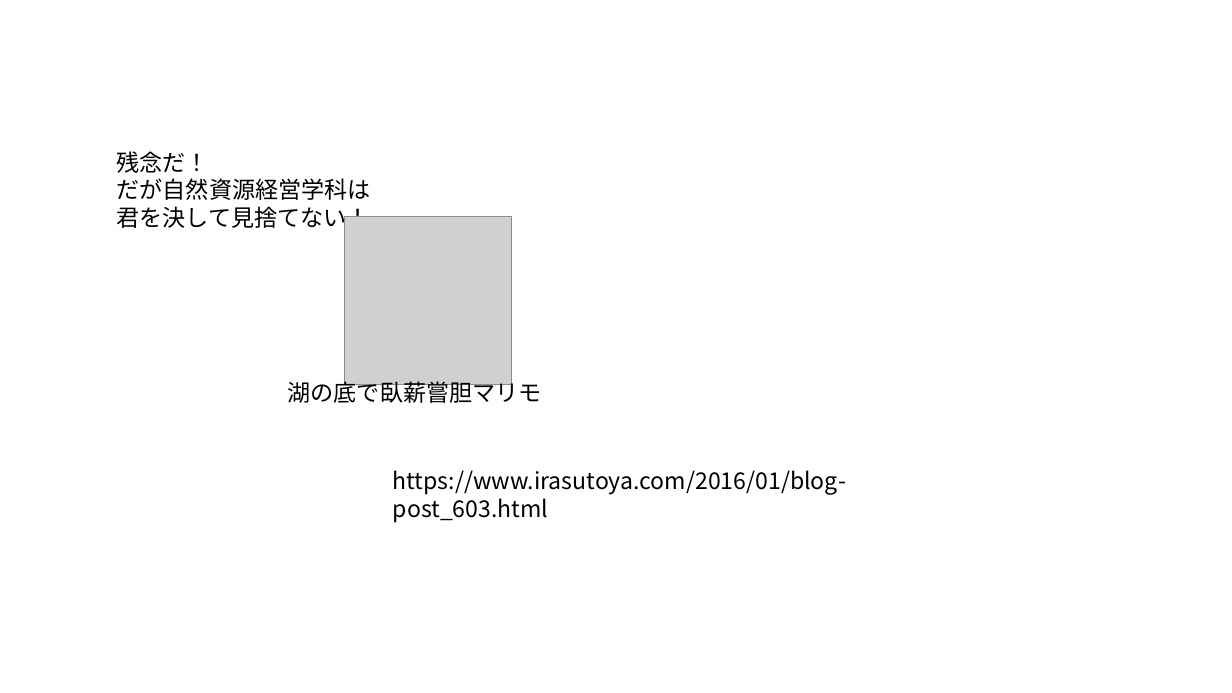
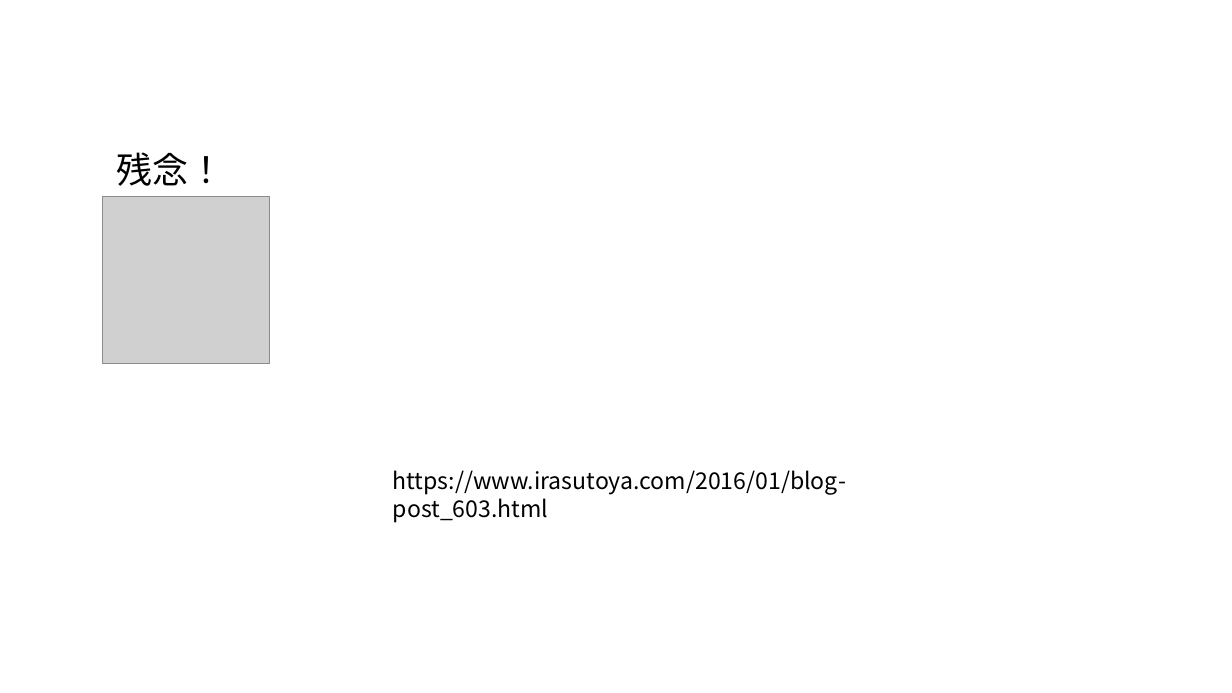
Before and after one commit to oyamadashin/stream_quiz_app, a slide deck: slide 4 of resources/design_files/画像作成.pptx. Drawn at 1232x693 pixels with LibreOffice and Linux fonts; fonts in the diff are those of the drawing; grey boxes stand for pictures. Boxes give left, top, right and bottom in pixels: in the first picture for what was removed or moved away, otherwise in the second. Text is boxed around its words. In the diff, an @@ line names an element or a change of style, - is before the commit and + after.

Commit message:
問題画像表示部分をコメントアウト（ちょうどいい画像がないので）

```diff
--- a/resources/design_files/画像作成.pptx
+++ b/resources/design_files/画像作成.pptx
@@ text at [117, 152, 225, 186]: text changed; size 18 to 28 pt @@
-残念だ！
-だが自然資源経営学科は
-君を決して見捨てない！
+残念！
@@ picture: place and size @@
-picture at [345, 217, 512, 384]
+picture at [103, 196, 270, 363]
@@ text removed at [288, 378, 542, 403] @@
-湖の底で臥薪嘗胆マリモ
```
Also in this commit, not shown: 3 other slides changed, 15 other files.
